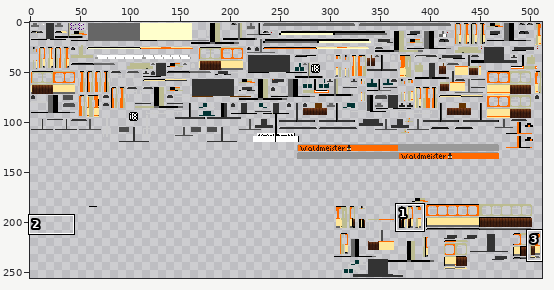
Sprite sheet: src/main/resources/assets/tc/textures/trains/Duewag_T4_Grey.png. The picture above shows the old version from afar; the outline marks the close-up.
Close-up. The starting point:
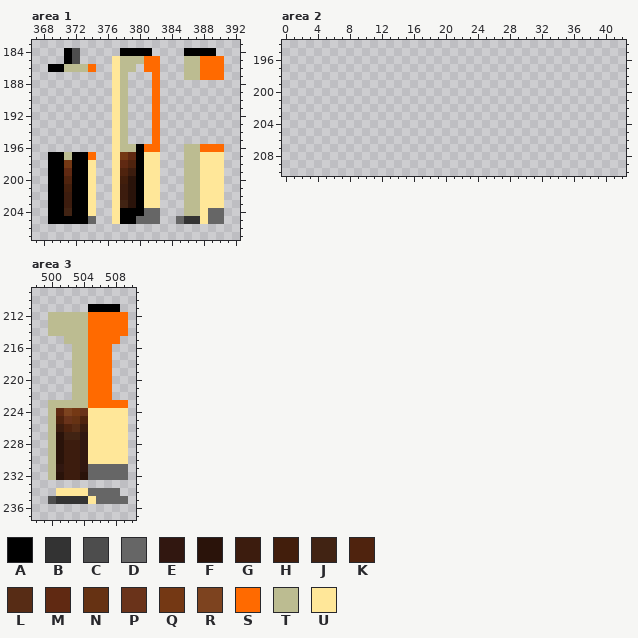
The file is 512x256 pixels. Colours within 5 levels of each other are drawn and written as one. Shown: area 1: x 367..392, y 183..207; area 2: x 0..42, y 194..210; area 3: x 498..510, y 209..237. The commit also changed other parts of the picture, which this record leaves out.
Palette (. is transparent): A #000000  B #333333  C #4d4d4d  D #666666  E #311710  F #2a130a  G #3c1c0e  H #421e0c  J #412313  K #4f230e  L #572c15  M #602912  N #663213  P #6a331a  Q #743814  R #7d431f  S #ff6a00  T #bcbc91  U #ffe799
Pixels before, area 1, first column x 369:
184 ..AC.....AAAA....AAAA.
185 ..AC....UTTTSS...TTSSS
186 AATTTS..UTT.SS...TTSSS
187 ........UT...S...TTSSS
188 ........UT...S........
189 ........UT...S........
190 ........UT...S........
191 ........UT...S........
192 ........UT...S........
193 ........UT...S........
194 ........UT...S........
195 ........UT...S........
196 ........UTTASS...TTSSS
197 AATAAS..UQMAUU...TTUUU
198 AAQAAU..UMKAUU...TTUUU
199 AAMAAU..UKGAUU...TTUUU
200 AAKAAU..UHFAUU...TTUUU
201 AAHAAU..UGFAUU...TTUUU
202 AAGAAU..UGFAUU...TTUUU
203 AAGAAU..UJFAUU...TTUUU
204 AAJAAU..UAAADD...TTUDD
205 AAAAAD..UAADDD..DBBUDD
Pixels before, area 3, first column x 500:
211 .....AAAA.
212 TTTTTSSSSS
213 TTTTTSSSSS
214 TTTTTSSSSS
215 ..TTTSSSS.
216 ...TTSSS..
217 ...TTSSS..
218 ...TTSSS..
219 ...TTSSS..
220 ...TTSSS..
221 ...TTSSS..
222 ...TTSSS..
223 TTTTTSSSSS
224 TMRQPUUUUU
225 TKPNKUUUUU
226 TGKLGUUUUU
227 TFJJEUUUUU
228 TFGGEUUUUU
229 TFGGEUUUUU
230 TFGGEUUUUU
231 TEGGEDDDDD
232 TFGGFDDDDD
233 ..........
234 .UUUUDDDD.
235 CBBBBUDDDD
The result:
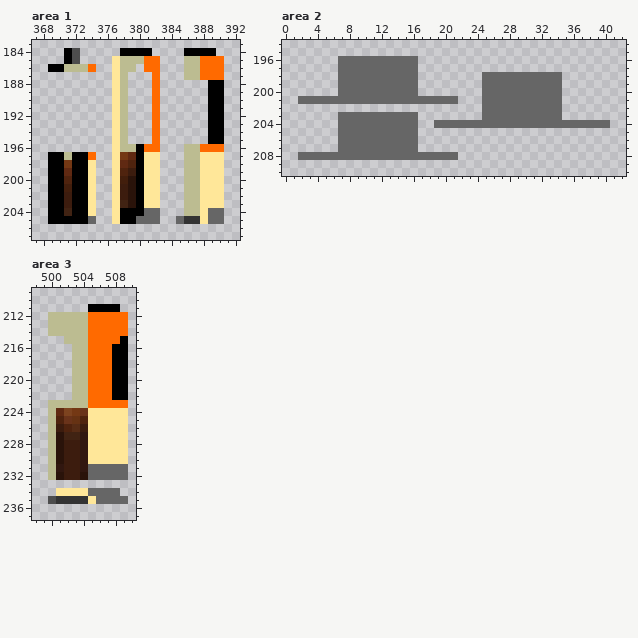
The exact change:
Changed rows in their new state; - is an unchanged pixel.
Area 1:
first column x 389:
188 AA
189 AA
190 AA
191 AA
192 AA
193 AA
194 AA
195 AA
Area 2:
first column x 2:
196 -----DDDDDDDDDD------------------------
197 -----DDDDDDDDDD------------------------
198 -----DDDDDDDDDD--------DDDDDDDDDD------
199 -----DDDDDDDDDD--------DDDDDDDDDD------
200 -----DDDDDDDDDD--------DDDDDDDDDD------
201 DDDDDDDDDDDDDDDDDDDD---DDDDDDDDDD------
202 -----------------------DDDDDDDDDD------
203 -----DDDDDDDDDD--------DDDDDDDDDD------
204 -----DDDDDDDDDD--DDDDDDDDDDDDDDDDDDDDDD
205 -----DDDDDDDDDD------------------------
206 -----DDDDDDDDDD------------------------
207 -----DDDDDDDDDD------------------------
208 DDDDDDDDDDDDDDDDDDDD-------------------
Area 3:
first column x 508:
215 -A
216 AA
217 AA
218 AA
219 AA
220 AA
221 AA
222 AA
